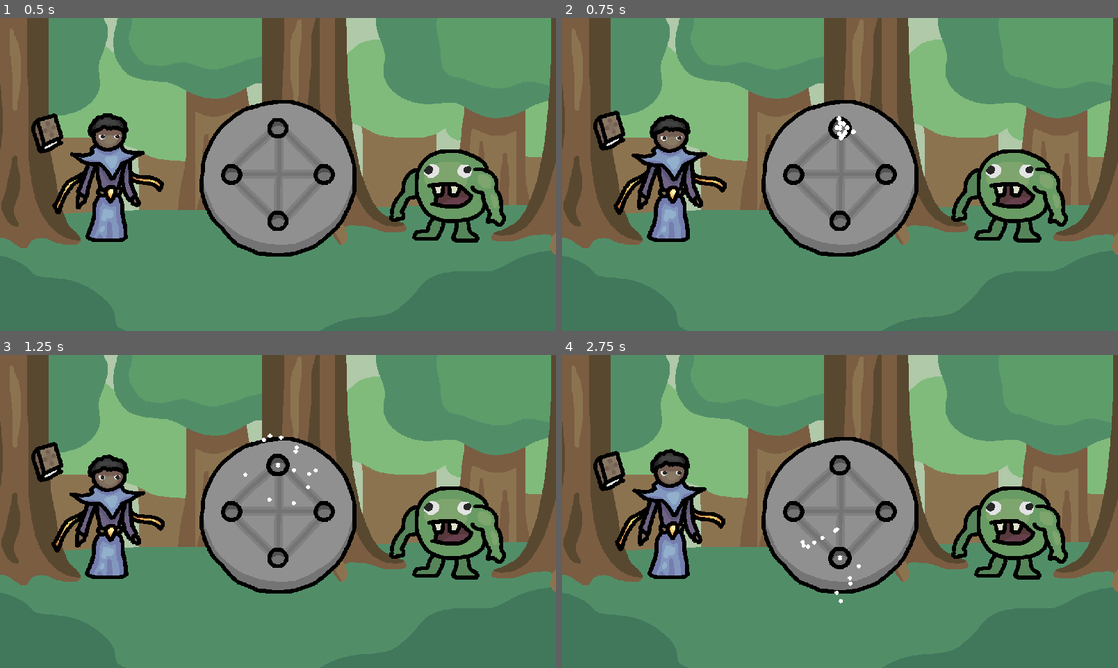
Above: before the commit, frames 1-4 (two rows, left to right).
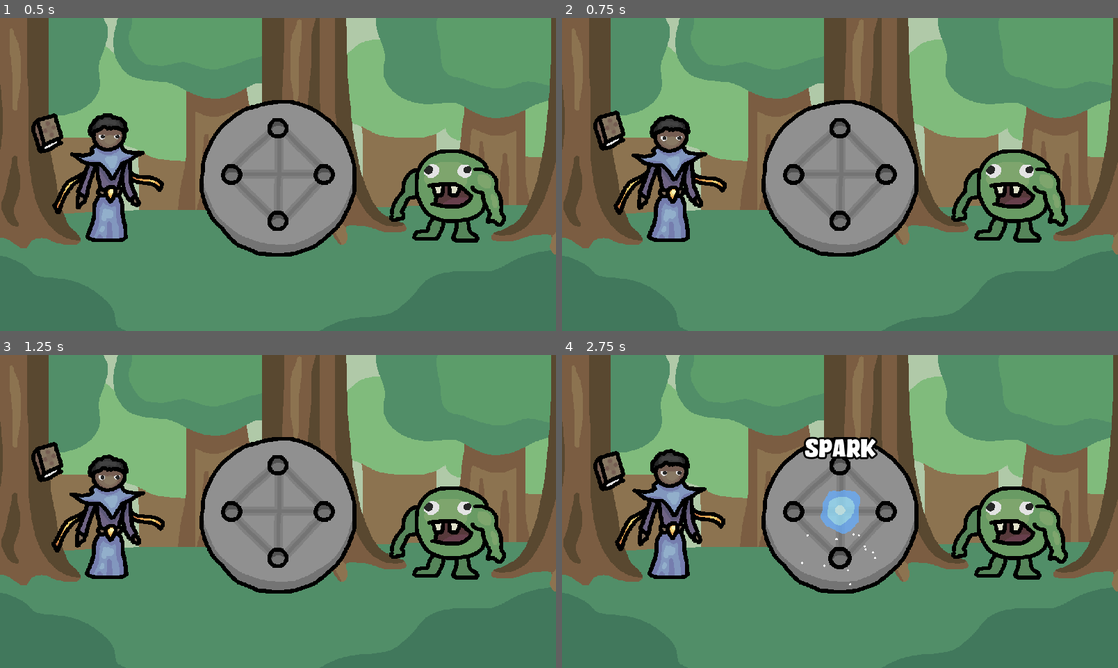
Above: after the commit, the same moments.

Repository: fredrikgson/Grimoire
Game: Godot game, scene res://scenes/Battle.tscn
Same seed, same stepped clock (60 frames per second), same inputs: the game is played once before the commit and once after it.
Inputs (mouse positions are in pixels of both pictures, inside the frame that each line leads up to):
- Up to frame 1 (0.5 s): no input
- Up to frame 2 (0.75 s): move the mouse to (840, 127) at 0.52 s; click (840, 127) at 0.67 s
- Up to frame 3 (1.25 s): no input
- Up to frame 4 (2.75 s): move the mouse to (884, 511) at 1.27 s; click (884, 511) at 1.42 s; move the mouse to (840, 558) at 2.02 s; click (840, 558) at 2.17 s

Frame 1 is identical in both runs. In frame 2, 0.1% of the frame differs, in the area x 47-53%, y 31-40%; in frame 3, 0.2%; in frame 4, 1.7%, in the area x 42-57%, y 26-80%.

Commit message:
Add icon flash on rune

Diff:
--- /dev/null
+++ b/prefab/Rune/IconFlasher.gd
@@ -0,0 +1,11 @@
+extends Node2D
+class_name RuneIconFlasher
+
+@onready var sprite:Sprite2D = $Sprite2D
+@onready var text_container:Control = $Text
+@onready var anim:AnimationPlayer = $AnimationPlayer
+
+func flash_spell(spell:Spell):
+	text_container.get_node("Label").text = spell.name
+	sprite.texture = spell.icon
+	anim.play("flash")
--- a/prefab/Rune/Rune.gd
+++ b/prefab/Rune/Rune.gd
@@ -2,8 +2,10 @@
 class_name Rune
 
 @export var points_parent:Node2D
+
 @onready var line:Line2D = $Line2D
 @onready var prevent_new_point_timer = $PreventNewPointTimer
+@onready var icon_flasher:RuneIconFlasher = $IconFlasher
 
 var rune_points:Dictionary
 var rune_points_in_line:Array[RunePoint]
@@ -40,7 +42,7 @@
 			if event.button_index == MOUSE_BUTTON_LEFT and len(rune_points_in_line) > 1:
 				prevent_new_point_timer.start()
 				var spell:Spell = SpellManager.get_spell(normalize_points_sequence(rune_points_in_line))
-				print(spell.name)
+				icon_flasher.flash_spell(spell)
 				reset_line()
 			elif event.button_index == MOUSE_BUTTON_RIGHT:
 				prevent_new_point_timer.start()
--- a/prefab/Rune/Rune.tscn
+++ b/prefab/Rune/Rune.tscn
@@ -1,12 +1,106 @@
-[gd_scene load_steps=6 format=3 uid="uid://e46o5hxvn0b7"]
+[gd_scene load_steps=13 format=3 uid="uid://e46o5hxvn0b7"]
 
 [ext_resource type="Script" path="res://prefab/Rune/Rune.gd" id="1_rvcti"]
 [ext_resource type="Texture2D" uid="uid://cm1341ixt3y1t" path="res://assets/rune.png" id="2_x32hw"]
 [ext_resource type="PackedScene" uid="uid://t7djyvhr7eoc" path="res://prefab/Rune/RunePoint.tscn" id="3_idess"]
 [ext_resource type="Texture2D" uid="uid://c4cibelug273u" path="res://assets/line_texture.png" id="4_yljv0"]
+[ext_resource type="Script" path="res://prefab/Rune/IconFlasher.gd" id="5_2oq0l"]
+[ext_resource type="Texture2D" uid="uid://bis2xm0hpo4qs" path="res://assets/spells/icons/flame_strike.png" id="6_8lir2"]
+[ext_resource type="FontFile" uid="uid://cnuepki5rixhk" path="res://font/Namaku.ttf" id="7_dqbal"]
 
 [sub_resource type="CircleShape2D" id="CircleShape2D_16n3l"]
 radius = 174.0
+
+[sub_resource type="Animation" id="Animation_1y6qw"]
+resource_name = "flash"
+step = 0.1
+tracks/0/type = "value"
+tracks/0/imported = false
+tracks/0/enabled = true
+tracks/0/path = NodePath(".:scale")
+tracks/0/interp = 1
+tracks/0/loop_wrap = true
+tracks/0/keys = {
+"times": PackedFloat32Array(0, 0.9),
+"transitions": PackedFloat32Array(1, 1),
+"update": 0,
+"values": [Vector2(1, 1), Vector2(1.4, 1.4)]
+}
+tracks/1/type = "value"
+tracks/1/imported = false
+tracks/1/enabled = true
+tracks/1/path = NodePath(".:self_modulate")
+tracks/1/interp = 1
+tracks/1/loop_wrap = true
+tracks/1/keys = {
+"times": PackedFloat32Array(0.4, 1),
+"transitions": PackedFloat32Array(1, 1),
+"update": 0,
+"values": [Color(1, 1, 1, 1), Color(1, 1, 1, 0)]
+}
+tracks/2/type = "value"
+tracks/2/imported = false
+tracks/2/enabled = true
+tracks/2/path = NodePath("../Text/Label:self_modulate")
+tracks/2/interp = 1
+tracks/2/loop_wrap = true
+tracks/2/keys = {
+"times": PackedFloat32Array(0.6, 1),
+"transitions": PackedFloat32Array(1, 1),
+"update": 0,
+"values": [Color(1, 1, 1, 1), Color(1, 1, 1, 0)]
+}
+
+[sub_resource type="Animation" id="Animation_bd2ey"]
+length = 0.001
+tracks/0/type = "value"
+tracks/0/imported = false
+tracks/0/enabled = true
+tracks/0/path = NodePath(".:scale")
+tracks/0/interp = 1
+tracks/0/loop_wrap = true
+tracks/0/keys = {
+"times": PackedFloat32Array(0),
+"transitions": PackedFloat32Array(1),
+"update": 0,
+"values": [Vector2(1.2, 1.2)]
+}
+tracks/1/type = "value"
+tracks/1/imported = false
+tracks/1/enabled = true
+tracks/1/path = NodePath(".:self_modulate")
+tracks/1/interp = 1
+tracks/1/loop_wrap = true
+tracks/1/keys = {
+"times": PackedFloat32Array(0),
+"transitions": PackedFloat32Array(1),
+"update": 0,
+"values": [Color(1, 1, 1, 0)]
+}
+tracks/2/type = "value"
+tracks/2/imported = false
+tracks/2/enabled = true
+tracks/2/path = NodePath("../Text/Label:self_modulate")
+tracks/2/interp = 1
+tracks/2/loop_wrap = true
+tracks/2/keys = {
+"times": PackedFloat32Array(0),
+"transitions": PackedFloat32Array(1),
+"update": 0,
+"values": [Color(1, 1, 1, 0)]
+}
+
+[sub_resource type="AnimationLibrary" id="AnimationLibrary_36x5y"]
+_data = {
+"RESET": SubResource("Animation_bd2ey"),
+"flash": SubResource("Animation_1y6qw")
+}
+
+[sub_resource type="LabelSettings" id="LabelSettings_p11s6"]
+font = ExtResource("7_dqbal")
+font_size = 48
+outline_size = 16
+outline_color = Color(0, 0, 0, 1)
 
 [node name="Rune" type="Area2D" node_paths=PackedStringArray("points_parent")]
 script = ExtResource("1_rvcti")
@@ -46,3 +140,43 @@
 [node name="PreventNewPointTimer" type="Timer" parent="."]
 wait_time = 0.1
 one_shot = true
+
+[node name="IconFlasher" type="Node2D" parent="."]
+script = ExtResource("5_2oq0l")
+
+[node name="AnimationPlayer" type="AnimationPlayer" parent="IconFlasher"]
+root_node = NodePath("../Sprite2D")
+libraries = {
+"": SubResource("AnimationLibrary_36x5y")
+}
+
+[node name="Sprite2D" type="Sprite2D" parent="IconFlasher"]
+self_modulate = Color(1, 1, 1, 0)
+scale = Vector2(1.2, 1.2)
+texture = ExtResource("6_8lir2")
+
+[node name="Text" type="Control" parent="IconFlasher"]
+layout_mode = 3
+anchors_preset = 0
+offset_top = -128.0
+offset_right = 40.0
+offset_bottom = -88.0
+
+[node name="Label" type="Label" parent="IconFlasher/Text"]
+self_modulate = Color(1, 1, 1, 0)
+layout_mode = 1
+anchors_preset = 8
+anchor_left = 0.5
+anchor_top = 0.5
+anchor_right = 0.5
+anchor_bottom = 0.5
+offset_left = -175.0
+offset_top = -47.0
+offset_right = 135.0
+offset_bottom = 7.0
+grow_horizontal = 2
+grow_vertical = 2
+text = "Flame Strike"
+label_settings = SubResource("LabelSettings_p11s6")
+horizontal_alignment = 1
+vertical_alignment = 1
Binary file added: font/Namaku.ttf
Not shown, added: font/Namaku.ttf.import
